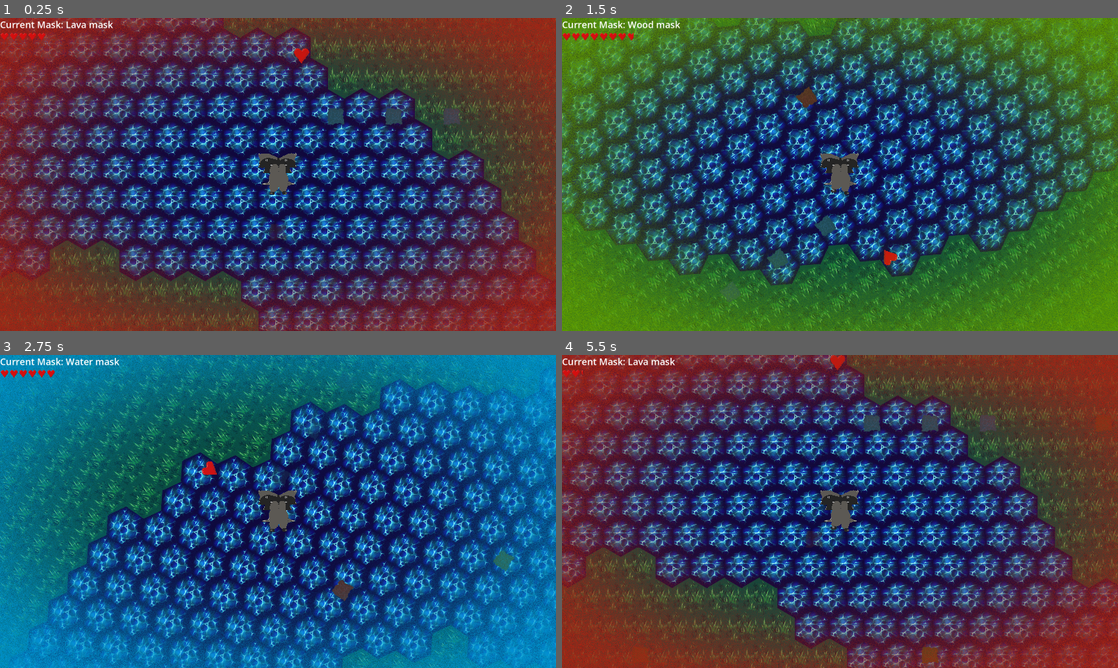
Above: before the commit, frames 1-4 (two rows, left to right).
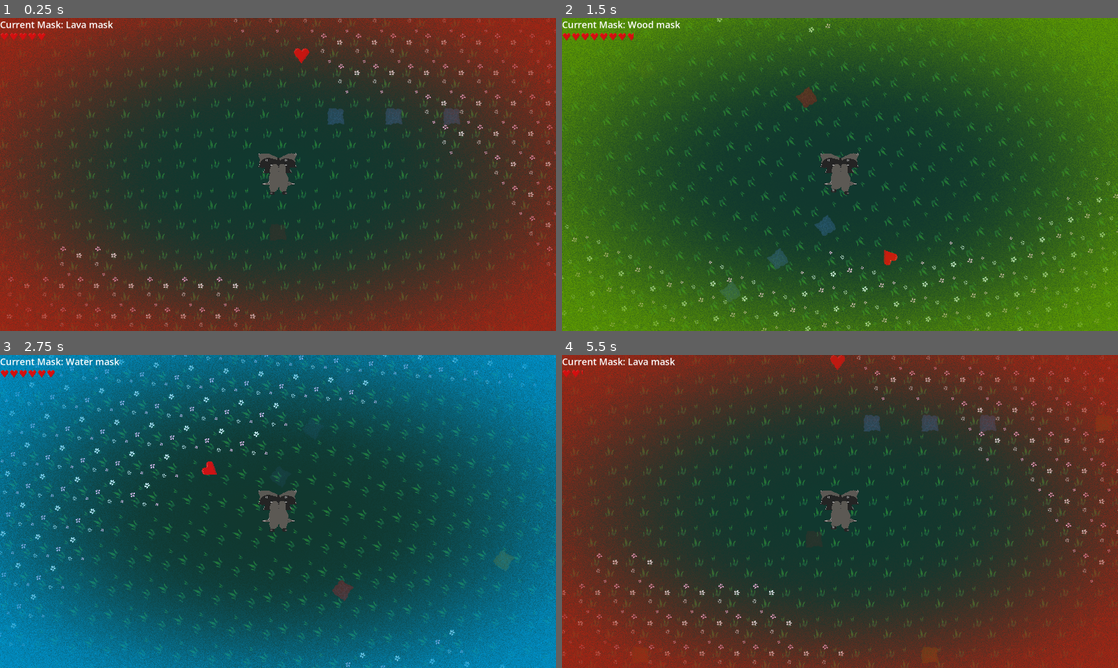
Above: after the commit, the same moments.

Repository: ccoors/mask
Game: Godot game, scene res://scenes/main_scene.tscn
Two runs of this game, one before a commit and one after it. Both use one fixed random seed, a clock stepped at 60 frames per second and the inputs below.
Inputs:
- Up to frame 1 (0.25 s): no input
- Up to frame 2 (1.5 s): tap Enter at 0.5 s; hold Right (right) 0.53-1.28 s; tap 1 (mask_1) at 0.6 s; hold Down (down) from 1.28 s (still down); tap 2 (mask_2) at 1.35 s
- Up to frame 3 (2.75 s): release Down (down) at 2.03 s; hold Right (right) from 2.03 s (still down); tap 3 (mask_3) at 2.1 s
- Up to frame 4 (5.5 s): release Right (right) at 2.78 s; hold Up (up) 2.78-3.53 s; tap one key every 0.75 s from 2.85 s: 1 (mask_1) 2 (mask_2) 3 (mask_3) 1 (mask_1); hold Left (left) 3.53-5.03 s; hold Down (down) from 5.03 s (still down)

The runs differ from the first frame. In frame 1, 64% of the frame differs, in the area x 0-100%, y 0-100%; in frame 2, 63%; in frame 3, 59%; in frame 4, 62%.

Commit message:
feat (wip): tile variations

Diff:
--- a/assets/tiles/ground_tile_set.tres
+++ b/assets/tiles/ground_tile_set.tres
@@ -1,27 +1,30 @@
 [gd_resource type="TileSet" format=3 uid="uid://3rqb4dijsfjf"]
 
-[ext_resource type="Texture2D" uid="uid://qqwt32nrosi" path="res://assets/tiles/grass.png" id="1_k8q4j"]
-[ext_resource type="Texture2D" uid="uid://t2yflat26ojp" path="res://assets/tiles/lava.png" id="2_2qjsj"]
-[ext_resource type="Texture2D" uid="uid://cymxuh053mwyl" path="res://assets/tiles/water.png" id="3_vh4c2"]
-
-[sub_resource type="TileSetAtlasSource" id="TileSetAtlasSource_fpgd0"]
-texture = ExtResource("3_vh4c2")
-texture_region_size = Vector2i(120, 140)
-0:0/0 = 0
+[ext_resource type="Texture2D" uid="uid://eqtv8mr1nwn" path="res://assets/tiles/grass/grass0.png" id="1_k8q4j"]
+[ext_resource type="Texture2D" uid="uid://vi2rb5mktxbg" path="res://assets/tiles/grass/grass1.png" id="2_2qjsj"]
+[ext_resource type="Texture2D" uid="uid://cclqy3okqdcjb" path="res://assets/tiles/grass/grass2.png" id="3_vh4c2"]
 
 [sub_resource type="TileSetAtlasSource" id="TileSetAtlasSource_dyd34"]
+resource_name = "grass0"
 texture = ExtResource("1_k8q4j")
 texture_region_size = Vector2i(120, 140)
 0:0/0 = 0
 
 [sub_resource type="TileSetAtlasSource" id="TileSetAtlasSource_ftqco"]
+resource_name = "grass1"
 texture = ExtResource("2_2qjsj")
+texture_region_size = Vector2i(120, 140)
+0:0/0 = 0
+
+[sub_resource type="TileSetAtlasSource" id="TileSetAtlasSource_fpgd0"]
+resource_name = "grass2"
+texture = ExtResource("3_vh4c2")
 texture_region_size = Vector2i(120, 140)
 0:0/0 = 0
 
 [resource]
 tile_shape = 3
 tile_size = Vector2i(120, 140)
-sources/1 = SubResource("TileSetAtlasSource_dyd34")
-sources/0 = SubResource("TileSetAtlasSource_fpgd0")
-sources/2 = SubResource("TileSetAtlasSource_ftqco")
+sources/0 = SubResource("TileSetAtlasSource_dyd34")
+sources/1 = SubResource("TileSetAtlasSource_ftqco")
+sources/2 = SubResource("TileSetAtlasSource_fpgd0")
--- a/scripts/tile_generator.gd
+++ b/scripts/tile_generator.gd
@@ -21,6 +21,28 @@
             gen_map()
             size = value
 
+const TILE_TYPE_GRASS: String = "grass"
+const TILE_TYPE_LAVA: String = "lava"
+const TILE_TYPE_WATER: String = "water"
+const TILE_VARIATION_DIST: Array[float] = [0.6, 0.3, 0.1]
+
+const GRASS0_ID: int = 0
+const GRASS1_ID: int = 1
+const GRASS2_ID: int = 2
+
+
+func _get_tile_variation(tile_type: String) -> int:
+    var variation_dist = randf()
+    var variation_index: int
+    if variation_dist < TILE_VARIATION_DIST[2]:
+        variation_index = 2
+    elif variation_dist < TILE_VARIATION_DIST[1]:
+        variation_index = 1
+    else:
+        variation_index = 0
+    return [GRASS0_ID, GRASS1_ID, GRASS2_ID][variation_index]
+
+
 func gen_map() -> void:
     clear()
     var noise = FastNoiseLite.new()
@@ -36,4 +58,4 @@
             var tile_id = round(abs(val) * 5);
             if tile_id > 2:
                 tile_id = 2
-            set_cell(Vector2i(x, y), tile_id, Vector2i.ZERO)
+            set_cell(Vector2i(x, y), _get_tile_variation(TILE_TYPE_GRASS), Vector2i.ZERO)
